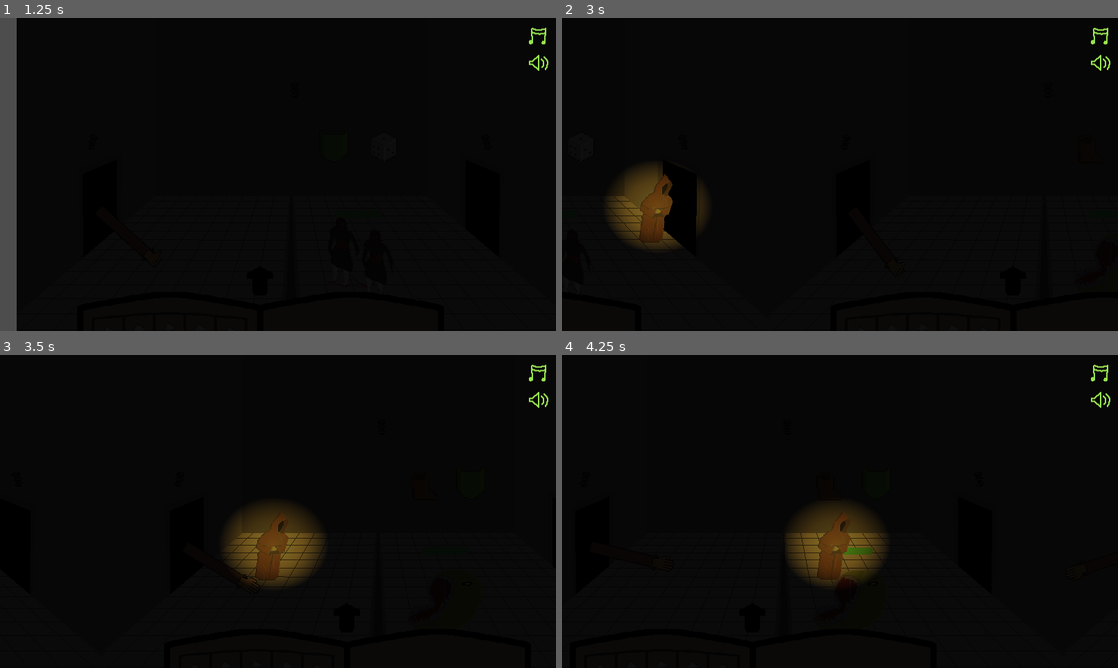
Above: before the commit, frames 1-4 (two rows, left to right).
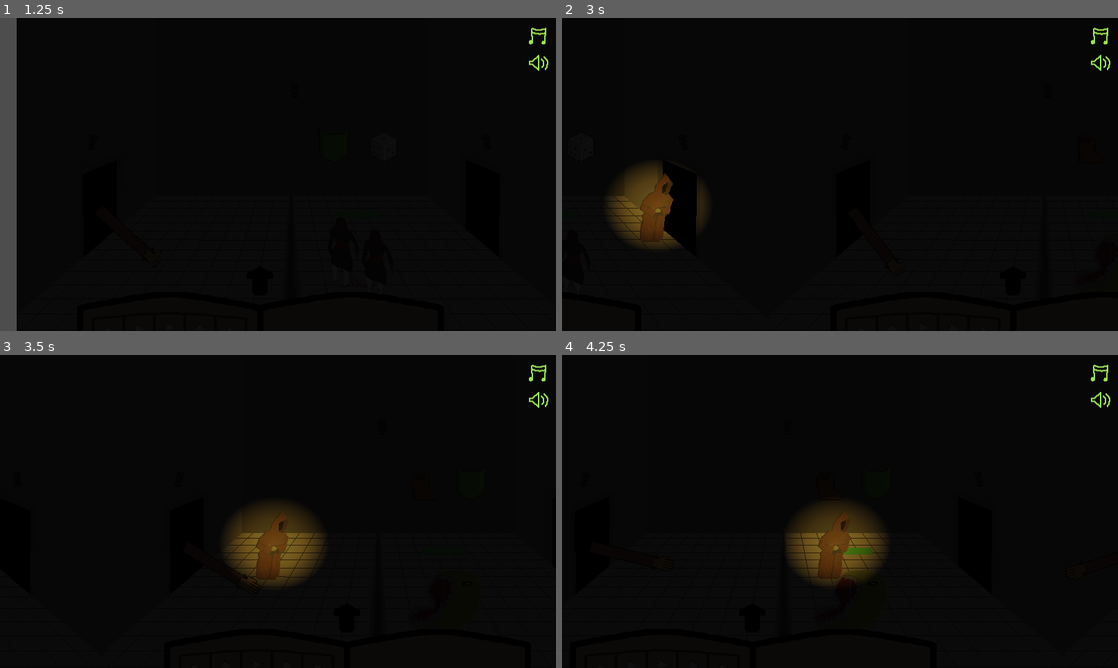
Above: after the commit, the same moments.

Repository: lewis785/ludum-dare-55
Game: Godot game, scene res://scenes/levels/main_menu.tscn
Same seed, same stepped clock (60 frames per second), same inputs: the game is played once before the commit and once after it.
Inputs (mouse positions are in pixels of both pictures, inside the frame that each line leads up to):
- Up to frame 1 (1.25 s): click "START" at 0.5 s
- Up to frame 2 (3 s): tap Enter at 1.25 s; drag from (701, 330) to (856, 174) at 1.27 s; drag from (573, 327) to (701, 174) at 2.02 s; move the mouse to (945, 330) at 2.77 s; hold Enter from 2.78 s (still down); click (945, 330) at 2.92 s
- Up to frame 3 (3.5 s): keep holding Enter
- Up to frame 4 (4.25 s): release Enter at 3.5 s; drag from (817, 664) to (906, 624) at 3.52 s

Frame 1 is identical in both runs. In frame 2, less than 0.1% of the frame differs, in the area x 13-20%, y 49-71%; in frame 3, less than 0.1%; in frame 4, less than 0.1%.

Commit message:
ADD wizard arm for book

Diff:
--- /dev/null
+++ b/scenes/levels/HandManager.gd
@@ -0,0 +1,31 @@
+extends Node2D
+@onready var room = $".."
+@onready var wizard_arm = $WizardArm
+@onready var book_wizard_arm = $BookWizardArm
+
+# Called when the node enters the scene tree for the first time.
+func _ready():
+
+	pass # Replace with function body.
+
+
+# Called every frame. 'delta' is the elapsed time since the previous frame.
+func _process(delta):
+	pass
+
+
+func _on_summon_book_book_up():
+	print("up")
+	wizard_arm.enabled = false
+	wizard_arm.visible = false
+	book_wizard_arm.enabled = true
+	book_wizard_arm.visible = true
+
+
+
+func _on_summon_book_book_down():
+	print("down")
+	wizard_arm.enabled = true
+	wizard_arm.visible = true
+	book_wizard_arm.enabled = false
+	book_wizard_arm.visible = false
--- a/scenes/levels/room.tscn
+++ b/scenes/levels/room.tscn
@@ -10,9 +10,8 @@
 [ext_resource type="AudioStream" uid="uid://dkvoloeawjadv" path="res://assets/sounds/summon_no_trail.mp3" id="8_y6kmm"]
 [ext_resource type="PackedScene" uid="uid://bx2khys0w4f4e" path="res://scenes/spawner/enemy_spawner.tscn" id="9_5nmi3"]
 [ext_resource type="Texture2D" uid="uid://cjx4u6hoveums" path="res://assets/backgrounds/shafts.png" id="10_5dlcw"]
-[ext_resource type="PackedScene" uid="uid://c4srkfmqcw64y" path="res://wizard_arm.tscn" id="11_gnruw"]
-[ext_resource type="PackedScene" uid="uid://cuxh0qmwtnlx4" path="res://thrown_object.tscn" id="12_rgq0m"]
 [ext_resource type="PackedScene" uid="uid://duwouygc3rbhb" path="res://scenes/spawner/enemy_strengths.tscn" id="13_6fxkm"]
+[ext_resource type="PackedScene" uid="uid://b0oq37qc3hw7i" path="res://scenes/props/hand_manager.tscn" id="13_k8wjo"]
 
 [sub_resource type="Curve2D" id="Curve2D_8xhqc"]
 _data = {
@@ -53,6 +52,7 @@
 [node name="Node2D" type="Node2D" parent="."]
 
 [node name="Path2D" type="Path2D" parent="Node2D"]
+rotation = -0.00185529
 curve = SubResource("Curve2D_8xhqc")
 
 [node name="PathFollow2D" type="PathFollow2D" parent="Node2D/Path2D"]
@@ -84,14 +84,6 @@
 grow_vertical = 2
 texture = ExtResource("10_5dlcw")
 
-[node name="WizardArm" parent="." instance=ExtResource("11_gnruw")]
-position = Vector2(117, 277)
-
-[node name="ThrownObject" parent="." instance=ExtResource("12_rgq0m")]
-visible = false
-texture_filter = 1
-position = Vector2(223, 186)
-
 [node name="EnemySpawner" parent="." node_paths=PackedStringArray("enemy_strengths") instance=ExtResource("9_5nmi3")]
 position = Vector2(491, 348)
 enemy_strengths = NodePath("../EnemyStrengths")
@@ -100,4 +92,9 @@
 position = Vector2(456, 186)
 scale = Vector2(1.5, 1.5)
 
+[node name="HandManager" parent="." instance=ExtResource("13_k8wjo")]
+
+[connection signal="book_down" from="Summon-screen/SummonBook" to="HandManager" method="_on_summon_book_book_down"]
+[connection signal="book_up" from="Summon-screen/SummonBook" to="HandManager" method="_on_summon_book_book_up"]
+
 [editable path="Summon-screen"]
--- /dev/null
+++ b/scenes/props/BookWizardArm.gd
@@ -0,0 +1,13 @@
+extends Node2D
+
+
+var enabled = false
+
+# Called when the node enters the scene tree for the first time.
+func _ready():
+	pass # Replace with function body.
+
+
+# Called every frame. 'delta' is the elapsed time since the previous frame.
+func _process(delta):
+	pass
--- /dev/null
+++ b/scenes/props/hand_manager.tscn
@@ -0,0 +1,58 @@
+[gd_scene load_steps=9 format=3 uid="uid://b0oq37qc3hw7i"]
+
+[ext_resource type="Script" path="res://scenes/levels/HandManager.gd" id="1_x8a3y"]
+[ext_resource type="Script" path="res://scenes/props/BookWizardArm.gd" id="2_7y6uc"]
+[ext_resource type="Texture2D" uid="uid://xw823o2ff38c" path="res://assets/characters/LongArm-Sheet.png" id="2_pmvar"]
+[ext_resource type="PackedScene" uid="uid://c4srkfmqcw64y" path="res://wizard_arm.tscn" id="3_r8uwu"]
+[ext_resource type="PackedScene" uid="uid://cuxh0qmwtnlx4" path="res://thrown_object.tscn" id="4_t6q57"]
+
+[sub_resource type="AtlasTexture" id="AtlasTexture_a4op2"]
+atlas = ExtResource("2_pmvar")
+region = Rect2(512, 0, 512, 32)
+
+[sub_resource type="AtlasTexture" id="AtlasTexture_titfx"]
+atlas = ExtResource("2_pmvar")
+region = Rect2(0, 0, 512, 32)
+
+[sub_resource type="SpriteFrames" id="SpriteFrames_ehga6"]
+animations = [{
+"frames": [{
+"duration": 1.0,
+"texture": SubResource("AtlasTexture_a4op2")
+}],
+"loop": true,
+"name": &"Grab",
+"speed": 5.0
+}, {
+"frames": [{
+"duration": 1.0,
+"texture": SubResource("AtlasTexture_titfx")
+}, {
+"duration": 1.0,
+"texture": SubResource("AtlasTexture_a4op2")
+}],
+"loop": true,
+"name": &"default",
+"speed": 5.0
+}]
+
+[node name="HandManager" type="Node2D"]
+script = ExtResource("1_x8a3y")
+
+[node name="BookWizardArm" type="Node2D" parent="."]
+script = ExtResource("2_7y6uc")
+
+[node name="AnimatedSprite2D" type="AnimatedSprite2D" parent="BookWizardArm"]
+z_index = 100
+position = Vector2(442, 777)
+rotation = 4.71239
+sprite_frames = SubResource("SpriteFrames_ehga6")
+autoplay = "default"
+
+[node name="WizardArm" parent="." instance=ExtResource("3_r8uwu")]
+position = Vector2(117, 277)
+
+[node name="ThrownObject" parent="WizardArm" instance=ExtResource("4_t6q57")]
+visible = false
+texture_filter = 1
+position = Vector2(106, -91)
--- a/scenes/ui/summon_book.gd
+++ b/scenes/ui/summon_book.gd
@@ -1,4 +1,9 @@
 extends Node2D
+
+class_name SummonBook
+
+signal book_up
+signal book_down
 
 @export var summoning_circle : SummoningCircle
 @export var arrow_sprite : Sprite2D
@@ -19,6 +24,7 @@
 	var arrow_tween = arrow_sprite.create_tween().set_trans(Tween.TRANS_SINE)
 	arrow_tween.tween_property(arrow_sprite, "rotation_degrees", 180, speed).as_relative().set_ease(Tween.EASE_IN_OUT)
 	book_raised = true
+	book_up.emit()
 
 func lower_book():
 	tween = self.create_tween().set_trans(Tween.TRANS_SINE)
@@ -26,11 +32,13 @@
 	var arrow_tween = arrow_sprite.create_tween().set_trans(Tween.TRANS_SINE)
 	arrow_tween.tween_property(arrow_sprite, "rotation_degrees", 180, speed).as_relative().set_ease(Tween.EASE_IN_OUT)
 	book_raised = false
+	book_down.emit()
 
 func hide_book():
 	tween = self.create_tween().set_trans(Tween.TRANS_SINE)
 	tween.tween_property(self, "global_position:y", 1000, speed).as_relative().set_ease(Tween.EASE_IN_OUT)
 	book_raised = false
+	book_down.emit()
 
 func toggle_position():
 	if book_raised:
--- a/scenes/ui/summon_screen.tscn
+++ b/scenes/ui/summon_screen.tscn
@@ -13,7 +13,7 @@
 
 [node name="Summon_screen" type="Node2D"]
 
-[node name="Node2D2" type="Node2D" parent="." node_paths=PackedStringArray("summoning_circle", "arrow_sprite")]
+[node name="SummonBook" type="Node2D" parent="." node_paths=PackedStringArray("summoning_circle", "arrow_sprite")]
 z_index = 5
 position = Vector2(350, 560)
 scale = Vector2(0.8, 0.8)
@@ -21,18 +21,18 @@
 summoning_circle = NodePath("SummoningCircle")
 arrow_sprite = NodePath("OpenBook/Area2D/Sprite2D")
 
-[node name="OpenBook" type="Sprite2D" parent="Node2D2"]
+[node name="OpenBook" type="Sprite2D" parent="SummonBook"]
 texture_filter = 1
 texture = ExtResource("4_5pdkx")
 
-[node name="BookLine" type="Sprite2D" parent="Node2D2/OpenBook" node_paths=PackedStringArray("summoning_circle")]
+[node name="BookLine" type="Sprite2D" parent="SummonBook/OpenBook" node_paths=PackedStringArray("summoning_circle")]
 texture_filter = 1
 position = Vector2(-162, -140)
 texture = ExtResource("5_22hau")
 script = ExtResource("6_jek36")
 summoning_circle = NodePath("../../SummoningCircle")
 
-[node name="BookLine2" type="Sprite2D" parent="Node2D2/OpenBook" node_paths=PackedStringArray("summoning_circle")]
+[node name="BookLine2" type="Sprite2D" parent="SummonBook/OpenBook" node_paths=PackedStringArray("summoning_circle")]
 texture_filter = 1
 position = Vector2(-162, -70)
 texture = ExtResource("5_22hau")
@@ -40,7 +40,7 @@
 summoning_circle = NodePath("../../SummoningCircle")
 base_type = 1
 
-[node name="BookLine3" type="Sprite2D" parent="Node2D2/OpenBook" node_paths=PackedStringArray("summoning_circle")]
+[node name="BookLine3" type="Sprite2D" parent="SummonBook/OpenBook" node_paths=PackedStringArray("summoning_circle")]
 texture_filter = 1
 position = Vector2(-162, 0)
 texture = ExtResource("5_22hau")
@@ -48,7 +48,7 @@
 summoning_circle = NodePath("../../SummoningCircle")
 base_type = 2
 
-[node name="BookLine4" type="Sprite2D" parent="Node2D2/OpenBook" node_paths=PackedStringArray("summoning_circle")]
+[node name="BookLine4" type="Sprite2D" parent="SummonBook/OpenBook" node_paths=PackedStringArray("summoning_circle")]
 texture_filter = 1
 position = Vector2(-162, 70)
 texture = ExtResource("5_22hau")
@@ -56,7 +56,7 @@
 summoning_circle = NodePath("../../SummoningCircle")
 base_type = 3
 
-[node name="BookLine5" type="Sprite2D" parent="Node2D2/OpenBook" node_paths=PackedStringArray("summoning_circle")]
+[node name="BookLine5" type="Sprite2D" parent="SummonBook/OpenBook" node_paths=PackedStringArray("summoning_circle")]
 texture_filter = 1
 position = Vector2(-162, 140)
 texture = ExtResource("5_22hau")
@@ -64,25 +64,25 @@
 summoning_circle = NodePath("../../SummoningCircle")
 base_type = 4
 
-[node name="Area2D" type="Area2D" parent="Node2D2/OpenBook"]
+[node name="Area2D" type="Area2D" parent="SummonBook/OpenBook"]
 position = Vector2(0, -197.5)
 
-[node name="CollisionShape2D" type="CollisionShape2D" parent="Node2D2/OpenBook/Area2D"]
+[node name="CollisionShape2D" type="CollisionShape2D" parent="SummonBook/OpenBook/Area2D"]
 position = Vector2(0, -19.0625)
 scale = Vector2(0.999999, 0.999999)
 shape = SubResource("RectangleShape2D_kprr4")
 
-[node name="Sprite2D" type="Sprite2D" parent="Node2D2/OpenBook/Area2D"]
+[node name="Sprite2D" type="Sprite2D" parent="SummonBook/OpenBook/Area2D"]
 position = Vector2(0, -30)
 rotation = 3.14159
 scale = Vector2(2, 2)
 texture = ExtResource("5_kopa1")
 
-[node name="SummoningCircle" parent="Node2D2" instance=ExtResource("1_prqnr")]
+[node name="SummoningCircle" parent="SummonBook" instance=ExtResource("1_prqnr")]
 position = Vector2(158, -63)
 scale = Vector2(0.6, 0.6)
 
-[node name="Button" type="Button" parent="Node2D2"]
+[node name="Button" type="Button" parent="SummonBook"]
 texture_filter = 1
 offset_left = 67.0
 offset_top = 88.3333
@@ -94,6 +94,6 @@
 text = "SUMMON"
 flat = true
 
-[connection signal="input_event" from="Node2D2/OpenBook/Area2D" to="Node2D2" method="_on_area_2d_input_event"]
-[connection signal="pressed" from="Node2D2/Button" to="Node2D2" method="_on_button_pressed"]
-[connection signal="pressed" from="Node2D2/Button" to="Node2D2/SummoningCircle" method="_on_button_pressed"]
+[connection signal="input_event" from="SummonBook/OpenBook/Area2D" to="SummonBook" method="_on_area_2d_input_event"]
+[connection signal="pressed" from="SummonBook/Button" to="SummonBook" method="_on_button_pressed"]
+[connection signal="pressed" from="SummonBook/Button" to="SummonBook/SummoningCircle" method="_on_button_pressed"]
--- a/wizard_arm.gd
+++ b/wizard_arm.gd
@@ -2,11 +2,16 @@
 const SPEED = 200 # Set a higher speed to follow the mouse faster
 @onready var wizard_arm = $"."
 @onready var arm_visual = $ArmVisual
+@onready var cheer_1 = $Cheer1
+@onready var cheer_2 = $Cheer2
+@onready var cheer_3 = $Cheer3
+var cheered = false
+var enabled = true
 
+var random = RandomNumberGenerator.new()
 # Called when the node enters the scene tree for the first time.
 func _ready():
 	pass # Replace with function body.
-
 
 # Called every frame. 'delta' is the elapsed time since the previous frame.
 func _process(delta):
@@ -16,7 +21,21 @@
 	look_at(get_global_mouse_position())
 
 func _input(_event):
-	if(Input.is_mouse_button_pressed(MOUSE_BUTTON_LEFT)):
-		arm_visual.animation = "Thumb"
-	if(not Input.is_mouse_button_pressed(MOUSE_BUTTON_LEFT)):
-		arm_visual.animation = "default"
+	if (_event is InputEventMouseButton):
+		if(enabled == true):
+			var temp = -1
+			random.randomize()
+			if(Input.is_mouse_button_pressed(MOUSE_BUTTON_LEFT)):
+				arm_visual.animation = "Thumb"
+				temp = random.randi_range(0, 2)
+				match temp:
+					0:
+						cheer_1.play()
+					1:
+						cheer_2.play()
+					2:
+						cheer_3.play()
+				cheered = true
+			if(not Input.is_mouse_button_pressed(MOUSE_BUTTON_LEFT)):
+				arm_visual.animation = "default"
+				cheered = false
--- a/wizard_arm.tscn
+++ b/wizard_arm.tscn
@@ -1,8 +1,11 @@
-[gd_scene load_steps=6 format=3 uid="uid://c4srkfmqcw64y"]
+[gd_scene load_steps=9 format=3 uid="uid://c4srkfmqcw64y"]
 
 [ext_resource type="Texture2D" uid="uid://bfsphdipecob3" path="res://assets/characters/Arm.png" id="1_7djdt"]
 [ext_resource type="Texture2D" uid="uid://b8geviyjvker4" path="res://assets/characters/ArmThumb2.png" id="2_kpa5b"]
 [ext_resource type="Script" path="res://wizard_arm.gd" id="2_rjuuu"]
+[ext_resource type="AudioStream" uid="uid://bq3wdvar2f8j" path="res://assets/elements/cheer-woohoo.mp3" id="4_d1mmm"]
+[ext_resource type="AudioStream" uid="uid://b02m3o8mq3id3" path="res://assets/elements/cheer-yeah.mp3" id="5_4vfv5"]
+[ext_resource type="AudioStream" uid="uid://c06ncdaklhx81" path="res://assets/elements/cheer-yes.mp3" id="6_0w27i"]
 
 [sub_resource type="SpriteFrames" id="SpriteFrames_1cilu"]
 animations = [{
@@ -41,4 +44,16 @@
 position = Vector2(111, -3)
 shape = SubResource("CircleShape2D_otfr1")
 
+[node name="Cheer1" type="AudioStreamPlayer2D" parent="."]
+stream = ExtResource("4_d1mmm")
+bus = &"FX"
+
+[node name="Cheer2" type="AudioStreamPlayer2D" parent="."]
+stream = ExtResource("5_4vfv5")
+bus = &"FX"
+
+[node name="Cheer3" type="AudioStreamPlayer2D" parent="."]
+stream = ExtResource("6_0w27i")
+bus = &"FX"
+
 [connection signal="area_exited" from="ArmVisual/Area2D" to="." method="_on_area_2d_area_exited"]
Binary file added: assets/characters/LongArm-Sheet.png
Not shown, added: assets/characters/LongArm-Sheet.png.import
Not shown, added: assets/elements/cheer-woohoo.mp3.import
Not shown, added: assets/elements/cheer-yeah.mp3.import
Not shown, added: assets/elements/cheer-yes.mp3.import
Not shown: 1 places in scenes/levels/room.tscn that only renumber resources
Not shown, added: assets/elements/cheer-woohoo.mp3
Not shown, added: assets/elements/cheer-yeah.mp3
Not shown, added: assets/elements/cheer-yes.mp3
